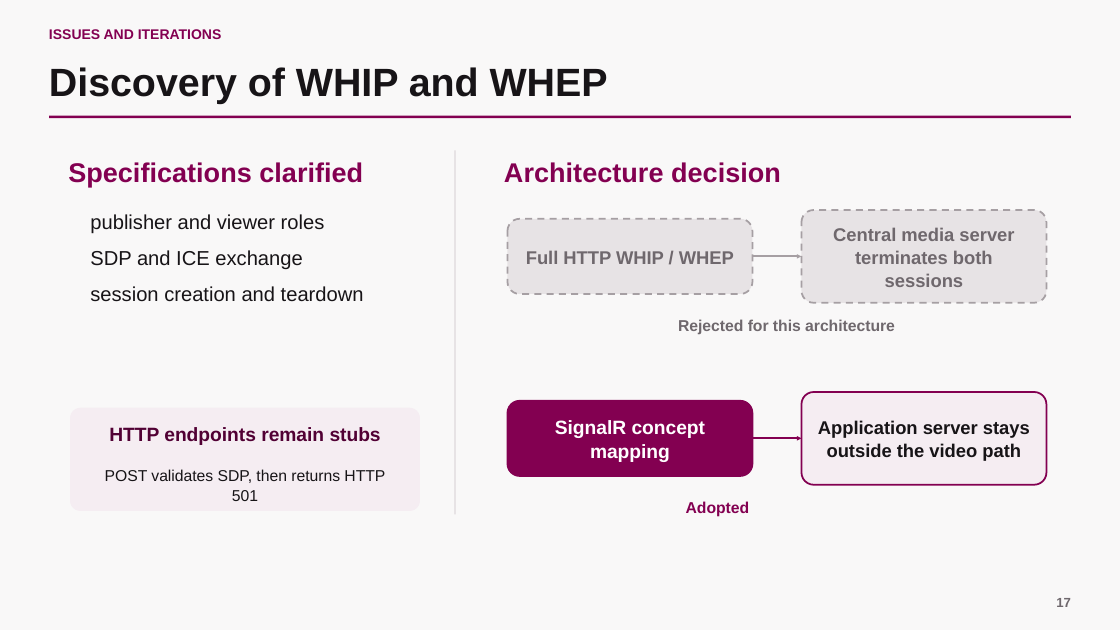
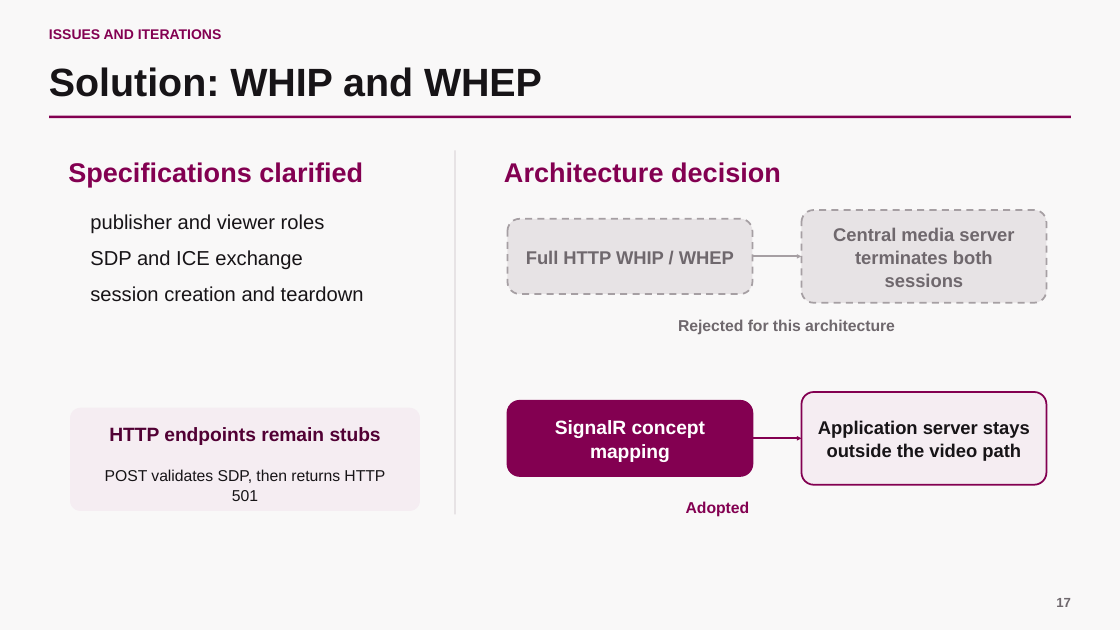
Before and after one commit to scarlet-radio-control/scarlet-radio-control, a slide deck: slide 17 of PRESENTATION.pptx (slide 16 before the commit). Drawn at 1120x630 pixels with LibreOffice and Linux fonts; fonts in the diff are those of the drawing. Boxes give left, top, right and bottom in pixels: in the first picture for what was removed or moved away, otherwise in the second. Text is boxed around its words. In the diff, an @@ line names an element or a change of style, - is before the commit and + after.

```diff
--- a/PRESENTATION.pptx
+++ b/PRESENTATION.pptx
@@ text at (49, 67, 542, 97): text changed @@
-Discovery of WHIP and WHEP
+Solution: WHIP and WHEP
```
Also in this commit, not shown: 1 slide added.
